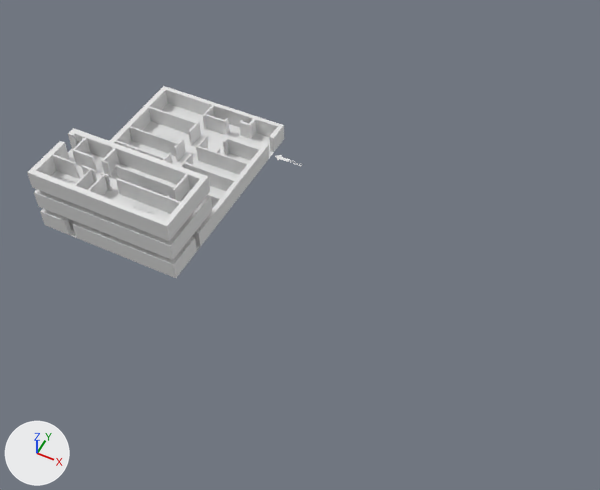
Before and after pictures for a commit that changed the Blender file Assets/Korpus/KorpusPrefab/3Korpus.blend.
Rendered twice from a camera (50 mm lens) standing at (75.6, -81.3, 93.0) and looking at (36.5, -3.3, -4.6). Lighting does not change. The marker at lower left points along +X, +Y and +Z. Text is drawn in Blender's own font.

Before the edit, the objects in view are built like this:
```python
me_cube = bpy.data.meshes.new('Cube')
me_cube.from_pydata(...)  # 282 vertices, 279 faces; spans x 50.2..101.9, y -41.6..-17.9, z 0.0..74.8
me_plane = bpy.data.meshes.new('Plane')
me_plane.from_pydata([(-0.03, -1.71, 0.0), (2.04, -1.71, 0.0), (-0.03, 1.28, 0.0), (2.04, 1.28, 0.0)], [], [(0, 1, 3, 2)])
me_plane_005 = bpy.data.meshes.new('Plane.005')
me_plane_005.from_pydata(...)  # 20 vertices, 9 faces, 1 loose edge; spans x 1.6..25.2, y -20.7..-9.9, z 2.0..4.0
ob_cube_001 = bpy.data.objects.new('Cube.001', me_cube)
ob_cube_001.location = (-21.3, -1.7, 4.0)
ob_cube_001.scale = (0.457, 0.457, 0.0401)
ob_plane = bpy.data.objects.new('Plane', me_plane)
ob_plane.location = (1.9, -1.3, 0.0)
ob_plane.scale = (11.4, 11.4, 1.0)
ob_plane_005 = bpy.data.objects.new('Plane.005', me_plane_005)
ob_plane_005.location = (0.0, 0.0, 4.0)
# also in view: 'Cube' at (13.4, -3.7, 1.5); 'Cube.002' at (13.4, -15.3, 9.5)
```
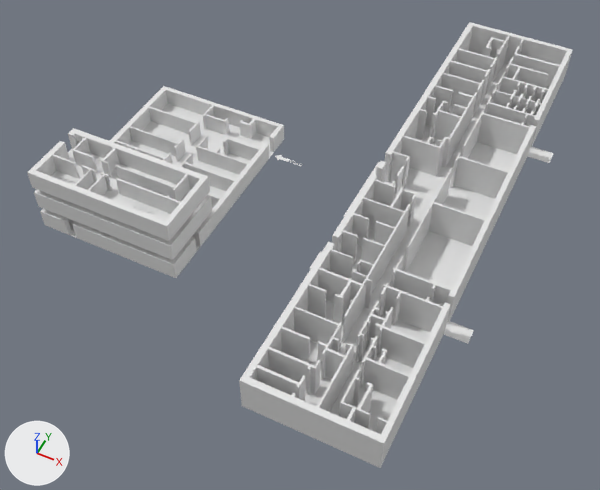
Scene script edits in JSON lines:
```json
{"op": "add", "block": "me_plane_007", "code": ["me_plane_007 = bpy.data.meshes.new('Plane.007')", "me_plane_007.from_pydata(...)  # 1580 vertices, 1572 faces; spans x -1.0..27.8, y -5.4..1.0, z 0.0..2.0"]}
{"op": "add", "block": "me_plane_006", "code": ["me_plane_006 = bpy.data.meshes.new('Plane.006')", "me_plane_006.from_pydata(...)  # 138 vertices, 90 faces; spans x -15.6..13.2, y -5.2..3.2, z 0.0"]}
{"op": "add", "block": "ob_plane_007", "code": ["ob_plane_007 = bpy.data.objects.new('Plane.007', me_plane_007)", "ob_plane_007.location = (60.2, 48.4, 0.0)", "ob_plane_007.rotation_euler = (0.0, 0.0, -1.571)  # degrees (0, 0, -90)", "ob_plane_007.scale = (3.0, 3.0, 3.0)"]}
{"op": "add", "block": "ob_plane_006", "code": ["ob_plane_006 = bpy.data.objects.new('Plane.006', me_plane_006)", "ob_plane_006.location = (57.2, 4.6, 0.0)", "ob_plane_006.rotation_euler = (0.0, 0.0, -1.571)  # degrees (0, 0, -90)", "ob_plane_006.scale = (3.0, 3.0, 3.0)"]}
```

Pixel boxes [x1, y1, x2, y2] of what changed, in the pictures (600 x 490 px):
```json
{"object": "Plane.007", "change": "added", "after": [239, 22, 573, 468]}
{"object": "Plane.006", "change": "added", "after": [305, 63, 554, 432]}
```
